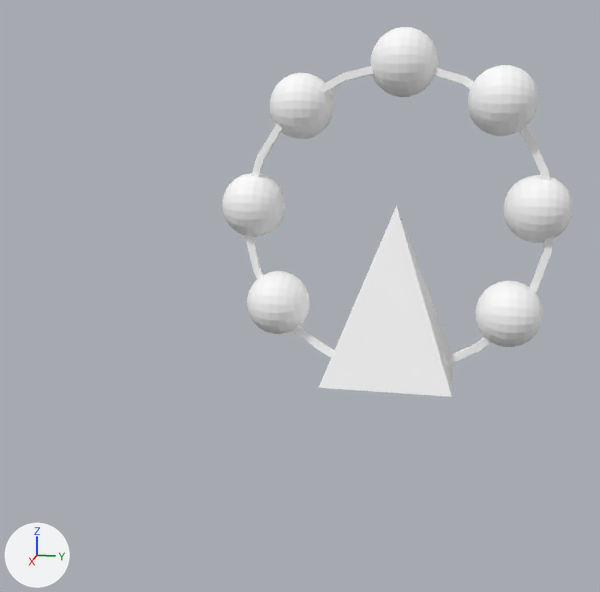
The FBX model Assets/Models/Free Units/AR Art Installation.fbx: old version first, new version second.
One viewpoint serves both versions: a camera (50 mm lens) standing at (34.4, 3.1, 14.5) and looking at (-0.5, -3.9, 5.8). Every picture has the same lights, and +X, +Y and +Z are marked at lower left. Vertices at the same position are counted once.

Names of what the first picture shows: 'Group54'.
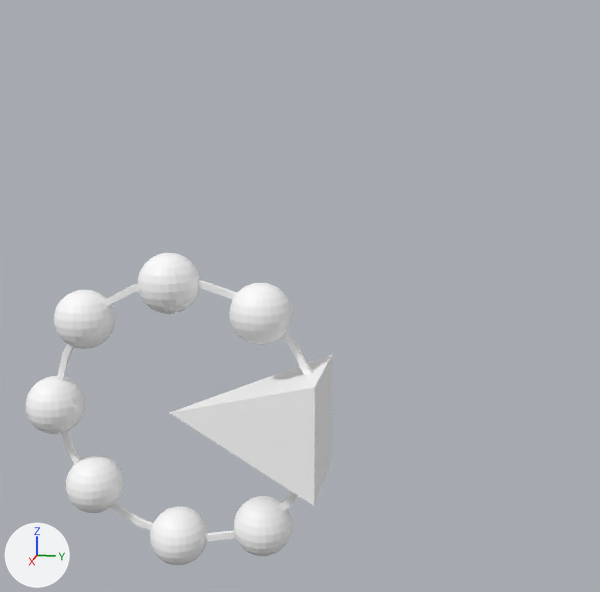
ob_free_units is not drawn itself; it is the parent of ob_ar.

What differs and where, as boxes (x1, y1, x2, y2) in the pictures (600 x 592 px; the box of a moved part takes in the faces that stretch with it):
'Group54', reshaped, turned
    before: (222, 27, 573, 397)
    after: (26, 253, 332, 565)
part 1 of me_group54, moved or reshaped
    before: (504, 175, 573, 243)
    after: (138, 253, 200, 314)
part 2 of me_group54, moved or reshaped
    before: (222, 173, 285, 237)
    after: (150, 506, 208, 565)
part 3 of me_group54, moved or reshaped
    before: (247, 271, 309, 334)
    after: (234, 496, 292, 556)
part 4 of me_group54, moved or reshaped
    before: (371, 27, 438, 97)
    after: (26, 376, 85, 434)
part 5 of me_group54, moved or reshaped
    before: (269, 73, 334, 139)
    after: (66, 455, 124, 513)
part 6 of me_group54, moved or reshaped
    before: (476, 281, 543, 347)
    after: (229, 283, 292, 345)
part 7 of me_group54, moved or reshaped
    before: (468, 65, 538, 136)
    after: (54, 290, 115, 349)
part 8 of me_group54, moved or reshaped
    before: (245, 66, 553, 365)
    after: (57, 280, 312, 542)
part 9 of me_group54, moved or reshaped
    before: (319, 205, 454, 397)
    after: (170, 354, 332, 506)

What changed in the scene script:
```text
Change me_group54:
    where me_group54.from_pydata(...)  # 2131 vertices, 4230 faces; spans x -2519.0..2519.0, y -7312.0..7313.0, z 2700.0..17046.0
    used by ob_group54; parent = ob_art_installation; location = (0.0, 0.0, 0.0)
    me_group54 part 1: the loose piece of 290 vertices spanning x -2120.0..637.0, y 4602.0..7313.0, z 8486.0..11243.0 is moved by (738.0, 253.0, -121.0)
    me_group54 part 2: the loose piece of 290 vertices spanning x -1996.0..761.0, y -7312.0..-4601.0, z 8346.0..11104.0 is moved by (613.0, -296.0, 0.0)
    me_group54 part 3: the loose piece of 290 vertices spanning x -1443.0..1314.0, y -6121.0..-3410.0, z 4176.0..6933.0 is moved by (70.0, -503.0, 0.0)
    me_group54 part 4: the loose piece of 290 vertices spanning x -2406.0..351.0, y -1024.0..1687.0, z 14289.0..17046.0 is moved by (1047.0, -329.0, 0.0)
    me_group54 part 5: the loose piece of 290 vertices spanning x -2519.0..238.0, y -5296.0..-2586.0, z 12530.0..15288.0 is moved by (1146.0, 0.0, 0.0)
    me_group54 part 6: the loose piece of 290 vertices spanning x -1443.0..1314.0, y 3679.0..6390.0, z 4176.0..6933.0 is moved by (70.0, 0.0, 0.0)
    me_group54 part 7: the loose piece of 290 vertices spanning x -1930.0..827.0, y 2963.0..5674.0, z 12772.0..15530.0 is moved by (518.0, 0.0, -234.0)
    me_group54 part 8: the loose piece of 96 vertices spanning x -724.0..394.0, y -6234.0..6604.0, z 2813.0..15633.0 is turned 4 degrees about the y axis through its middle, then moved by (158.0, -180.0, -11.0)
    me_group54 part 9: the loose piece of 5 vertices spanning x -2081.0..2519.0, y -2512.0..2888.0, z 2700.0..9980.0 is moved by (-206.0, -253.0, 0.0)
Change ob_free_units:
    ob_free_units.rotation_euler: (0.0, 0.0, 0.0) -> (1.571, 0.0, 0.0)  # degrees (0, 0, 0) -> degrees (90, 0, 0)
```
